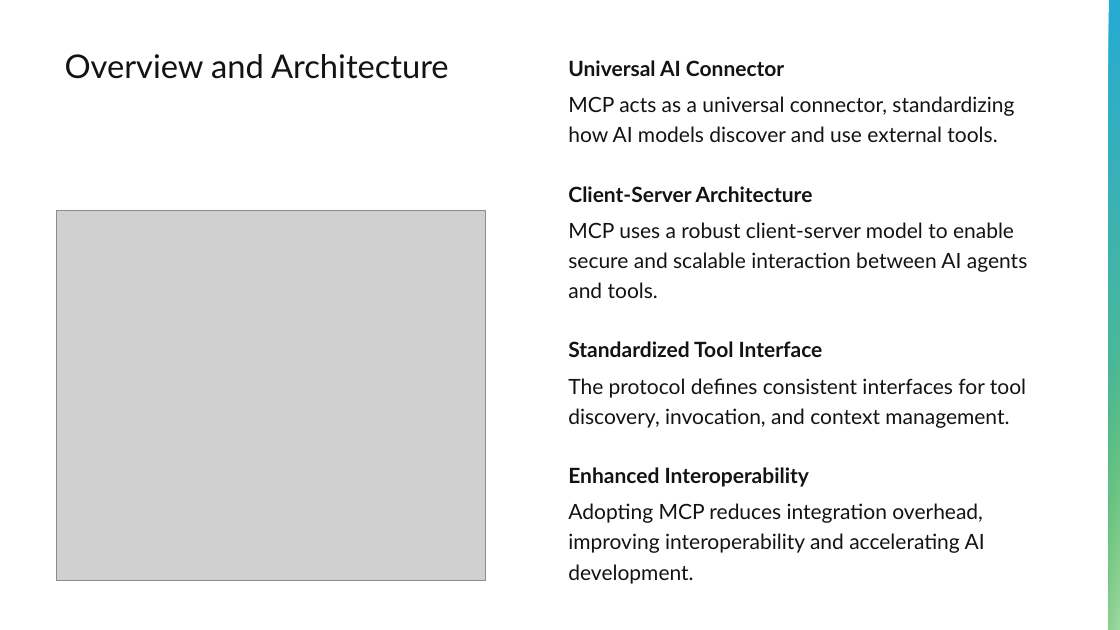
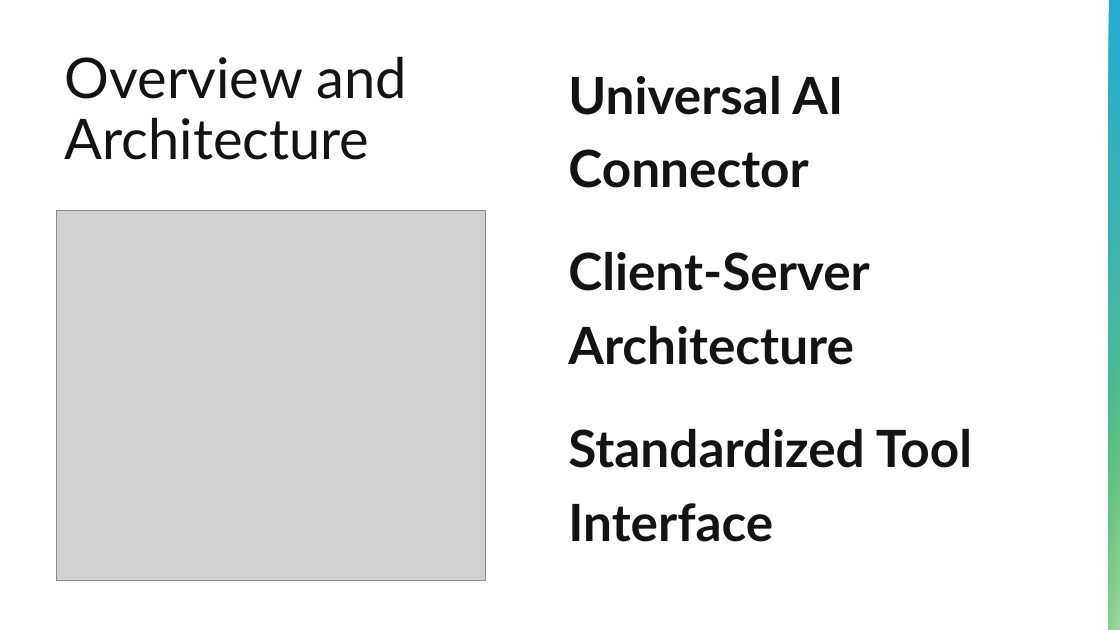
Before and after one commit to trayburn/presentation-mcp, a slide deck: slide 15 of MCP_Servers_Presentation.pptx (slide 8 before the commit). Drawn at 1120x630 pixels with LibreOffice and Linux fonts; fonts in the diff are those of the drawing; grey boxes stand for pictures. Boxes give left, top, right and bottom in pixels: in the first picture for what was removed or moved away, otherwise in the second. Text is boxed around its words. In the diff, an @@ line names an element or a change of style, - is before the commit and + after.

Commit message:
Updated presentation

```diff
--- a/MCP_Servers_Presentation.pptx
+++ b/MCP_Servers_Presentation.pptx
@@ title "Overview and Architecture" at box(65, 56, 406, 160): size 28 to 48 pt @@
@@ text "Universal AI Connector" at box(568, 76, 972, 542): size 18 to 44 pt @@
@@ text at box(568, 96, 1014, 142): paragraph removed @@
-  MCP acts as a universal connector, standardizing how AI models discover and use external tools.
@@ text at box(568, 222, 1027, 298): paragraph removed @@
-  MCP uses a robust client-server model to enable secure and scalable interaction between AI agents and tools.
@@ text at box(568, 378, 1026, 584): paragraphs removed @@
-  The protocol defines consistent interfaces for tool discovery, invocation, and context management.
-Enhanced Interoperability
-  Adopting MCP reduces integration overhead, improving interoperability and accelerating AI development.
```
Also in this commit, not shown: 2 other slides changed, 14 slides added, 8 slides removed.
